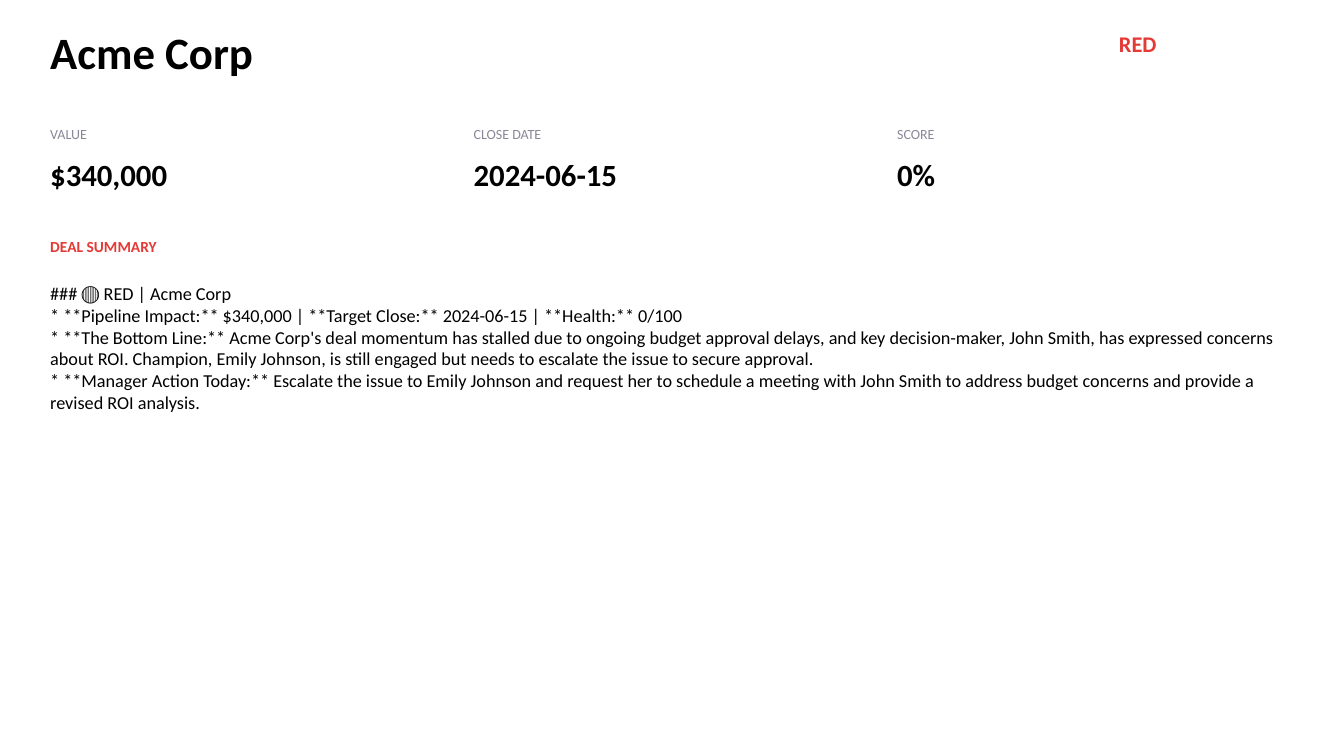
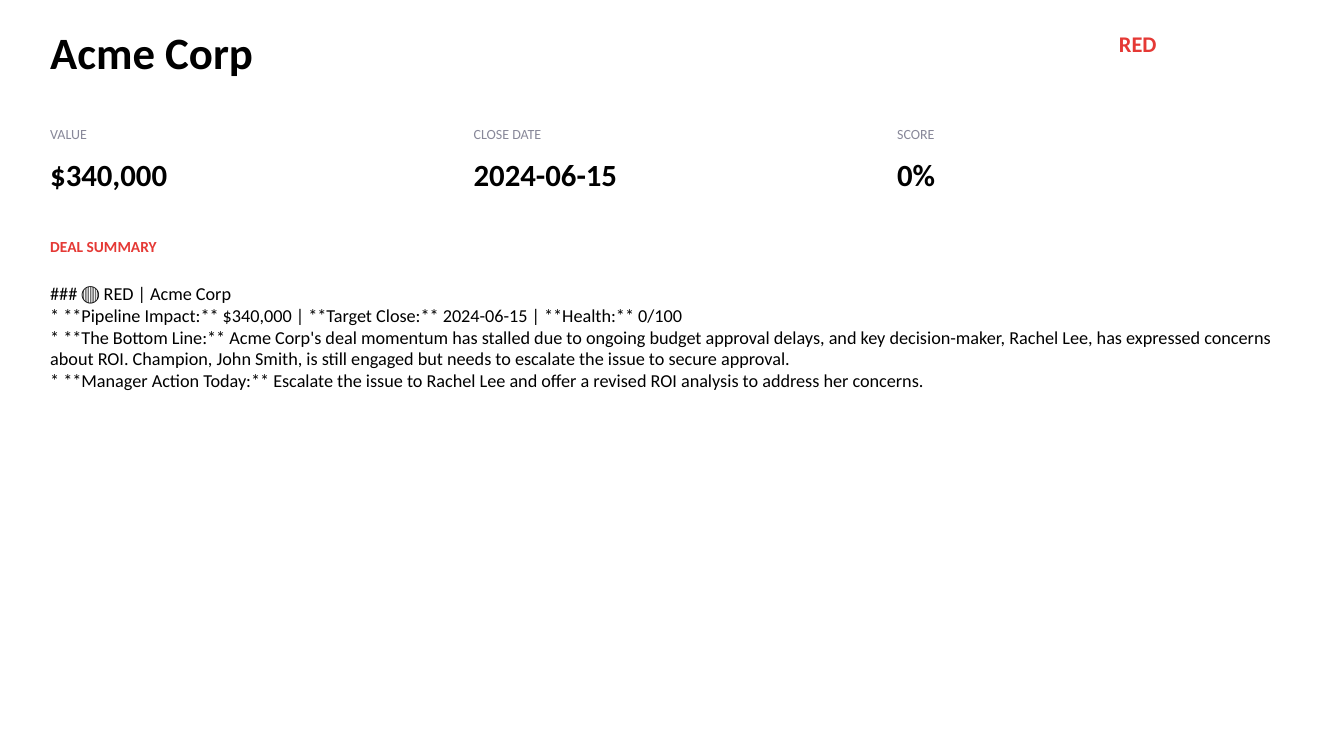
Before and after one commit to vineeta07/Piratesofcoralbean, a slide deck: slide 3 of backend/outputs/pipeline_deck.pptx. Drawn at 1344x756 pixels with LibreOffice and Linux fonts; fonts in the diff are those of the drawing. Boxes give left, top, right and bottom in pixels: in the first picture for what was removed or moved away, otherwise in the second. Text is boxed around its words. In the diff, an @@ line names an element or a change of style, - is before the commit and + after.

```diff
--- a/backend/outputs/pipeline_deck.pptx
+++ b/backend/outputs/pipeline_deck.pptx
@@ text at [50, 288, 1270, 390]: text changed @@
-### 🔴 RED | Acme Corp
-* **Pipeline Impact:** $340,000 | **Target Close:** 2024-06-15 | **Health:** 0/100
-* **The Bottom Line:** Acme Corp's deal momentum has stalled due to ongoing budget approval delays, and key decision-maker, John Smith, has expressed concerns about ROI. Champion, Emily Johnson, is still engaged but needs to escalate the issue to secure approval.
-* **Manager Action Today:** Escalate the issue to Emily Johnson and request her to schedule a meeting with John Smith to address budget concerns and provide a revised ROI analysis.
+### 🔴 RED | Acme Corp
+* **Pipeline Impact:** $340,000 | **Target Close:** 2024-06-15 | **Health:** 0/100
+* **The Bottom Line:** Acme Corp's deal momentum has stalled due to ongoing budget approval delays, and key decision-maker, Rachel Lee, has expressed concerns about ROI. Champion, John Smith, is still engaged but needs to escalate the issue to secure approval.
+* **Manager Action Today:** Escalate the issue to Rachel Lee and offer a revised ROI analysis to address her concerns.
```
Also in this commit, not shown: 10 other slides changed, 9 other files.
